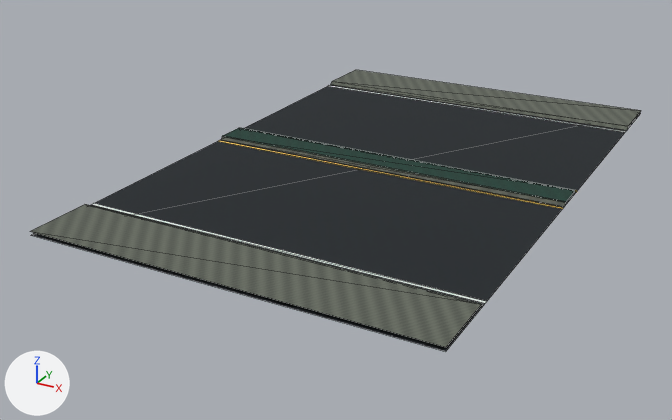
Renders of the glTF model Resource/Export/CQ04B/road_arterial_6lane_16m_LOD2.glb from each side of a commit.
The view is the same before and after, from a camera (50 mm lens) standing at (24.1, -33.7, 14.2) and looking at (6.5, -1.7, -1.8). Every picture has the same lights, and +X, +Y and +Z are marked at lower left. The first picture is the older version. Mesh edges are drawn as thin lines. Vertices at exactly the same position are counted once.

In view in the first picture: 'road_arterial_6lane_16m__markings.002', 'road_arterial_6lane_16m__surface.002'.
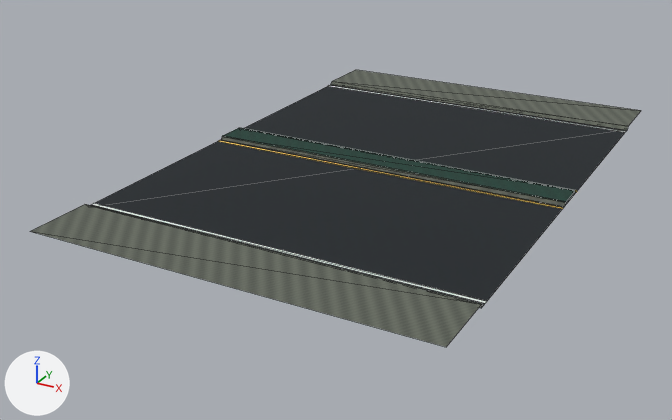
Changed parts and their boxes (x1, y1, x2, y2) in the pictures (672 x 420 px; the box of a moved part takes in the faces that stretch with it):
'road_arterial_6lane_16m__surface.002', reshaped
    before: (30, 70, 641, 351)
    after: (30, 70, 641, 347)
part 1 of me_road_arterial_6lane_16m_lod2_surface, moved or reshaped
    before: (32, 86, 641, 351)
    after: (96, 86, 628, 308)

What the commit changed:
me_road_arterial_6lane_16m_lod2_surface has 28 vertices, 16 faces and spans x 0.0..16.0, y -12.5..12.5, z 0.0..0.2.
me_road_arterial_6lane_16m_lod2_surface is used by ob_road_arterial_6lane_16m__surface_002; location (0.0, 0.0, 0.0).
Part 1, on me_road_arterial_6lane_16m_lod2_surface:
Vertex 0 of me_road_arterial_6lane_16m_lod2_surface moves from (0.0, -12.5, 0.0) at pixel (30, 235) to (0.0, -9.7, 0.0).
Vertex 1 of me_road_arterial_6lane_16m_lod2_surface moves from (16.0, -12.5, 0.0) at pixel (445, 351) to (16.0, -9.7, 0.0) at pixel (481, 308).
Vertex 2 of me_road_arterial_6lane_16m_lod2_surface moves from (16.0, 12.5, 0.0) at pixel (640, 113) to (16.0, 9.7, 0.0) at pixel (627, 129).
Vertex 3 of me_road_arterial_6lane_16m_lod2_surface moves from (0.0, 12.5, 0.0) to (0.0, 9.7, 0.0) at pixel (331, 84).
